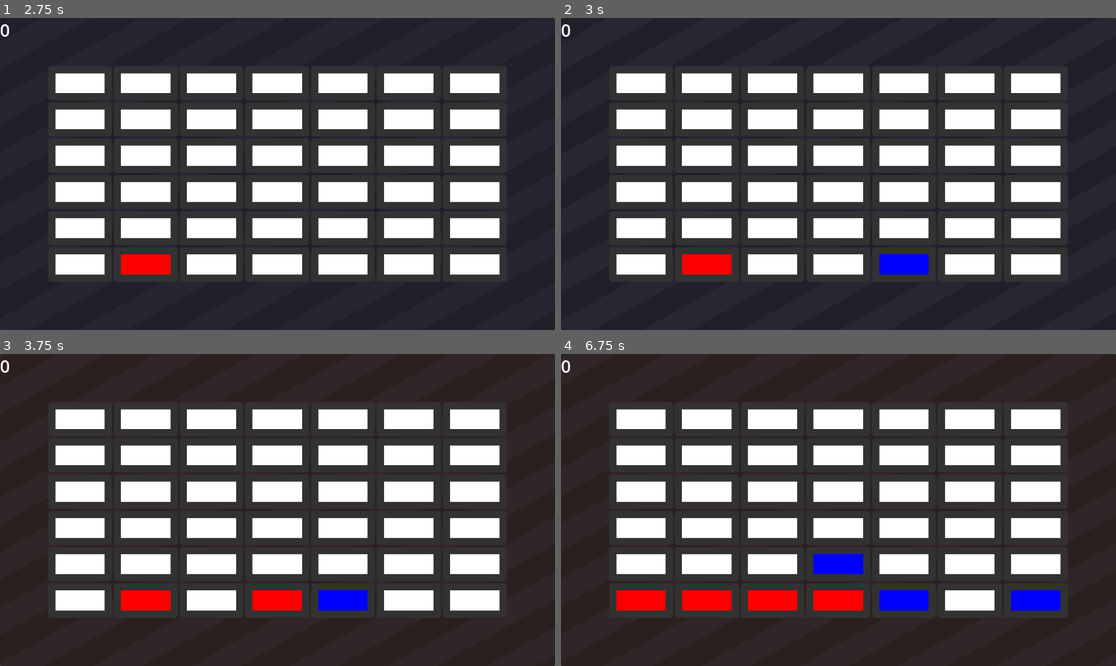
Above: before the commit, frames 1-4 (two rows, left to right).
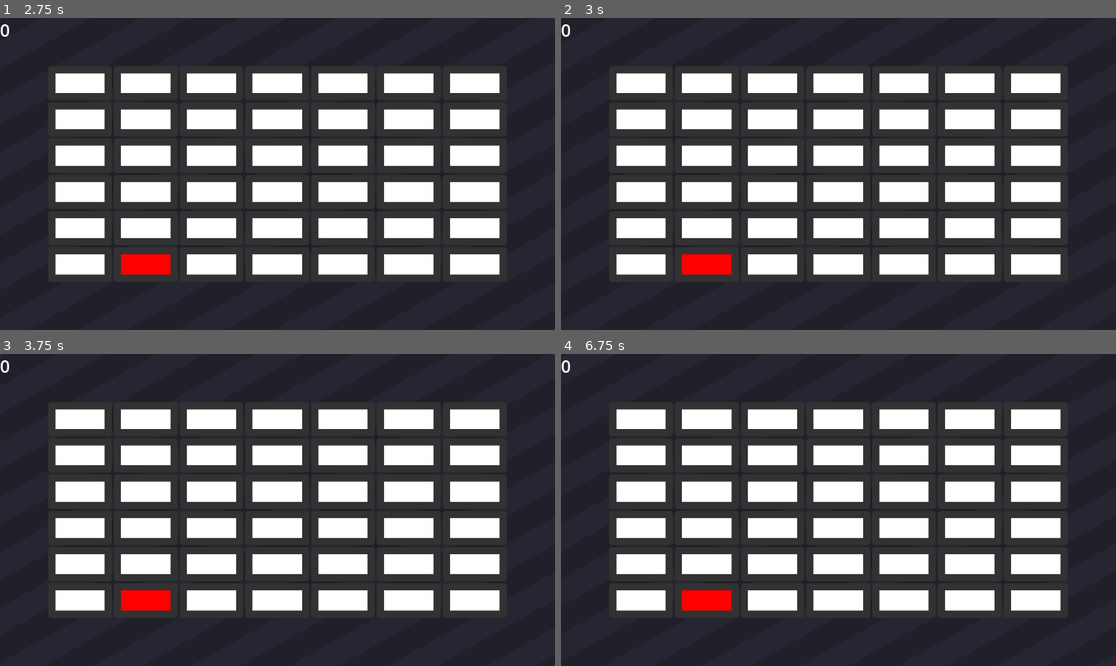
Above: after the commit, the same moments.

Repository: Shuflduf/Connect-Four
Game: Godot game, scene res://scenes/main_menu.tscn
Same seed, same stepped clock (60 frames per second), same inputs: the game is played once before the commit and once after it.
Inputs (mouse positions are in pixels of both pictures, inside the frame that each line leads up to):
- Up to frame 1 (2.75 s): tap Enter at 0.5 s; move the mouse to (399, 158) at 0.52 s; click (399, 158) at 0.67 s; click "Host" at 1.25 s; move the mouse to (166, 189) at 2.02 s; click (166, 189) at 2.17 s
- Up to frame 2 (3 s): tap Space at 2.75 s; move the mouse to (894, 105) at 2.77 s; click (894, 105) at 2.92 s
- Up to frame 3 (3.75 s): tap Enter at 3.5 s; move the mouse to (249, 572) at 3.52 s; click (249, 572) at 3.67 s
- Up to frame 4 (6.75 s): tap Space at 4.25, 5.75 s; move the mouse to (1005, 556) at 4.27 s; click (1005, 556) at 4.42 s; tap Enter at 5 s; move the mouse to (672, 463) at 5.02 s; click (672, 463) at 5.17 s; move the mouse to (866, 510) at 5.77 s; click (866, 510) at 5.92 s; move the mouse to (755, 432) at 6.52 s; click (755, 432) at 6.67 s

Frame 1 is identical in both runs. In frame 2, 0.6% of the frame differs, in the area x 57-67%, y 75-83%; in frame 3, 1.2%; in frame 4, 3.6%, in the area x 9-91%, y 64-83%.

Commit message:
each player is assigned a turn
right now this system only supports 2 people but its a 2 person game not a battle royale

Diff:
--- a/scripts/board.gd
+++ b/scripts/board.gd
@@ -17,6 +17,8 @@
 
 var default_colour = Color.WHITE
 
+var assigned_turn = 0
+
 # LEFT, UP, UPLEFT, DOWNLEFT
 const DIRECTIONS = [Vector2i(1, 0), Vector2i(0, 1), Vector2i(1, 1), Vector2i(1, -1)]
 
@@ -28,6 +30,7 @@
 
 		Global.Connection.JOIN:
 			peer.create_client(Global.ip, Global.port)
+			assigned_turn = 1
 
 		Global.Connection.HOST:
 			peer.create_server(Global.port)
@@ -43,6 +46,8 @@
 				if event.pressed:
 					if event.button_mask == MOUSE_BUTTON_MASK_LEFT:
 						if !playing:
+							return
+						if turn != assigned_turn:
 							return
 						if col_full(col.get_index()):
 							return
